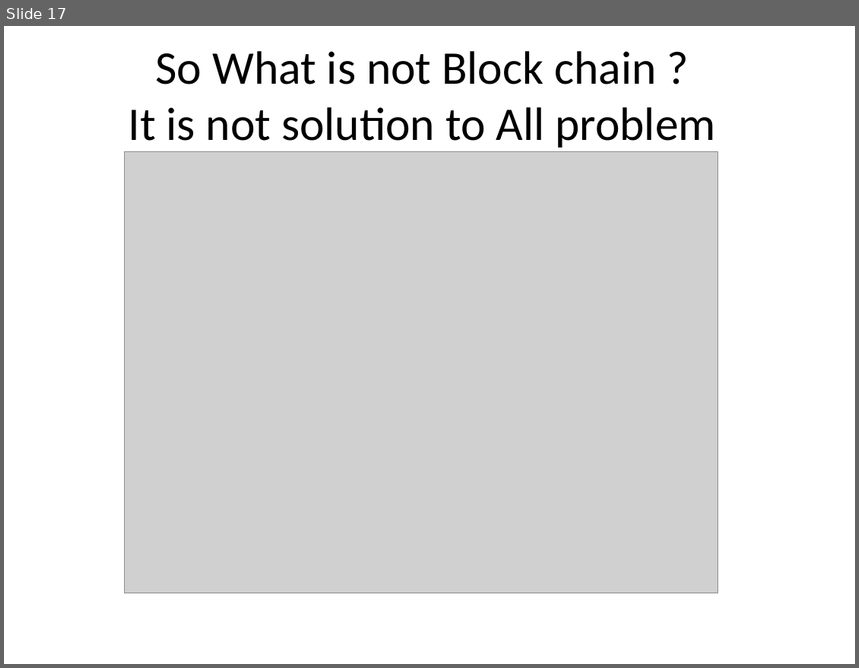
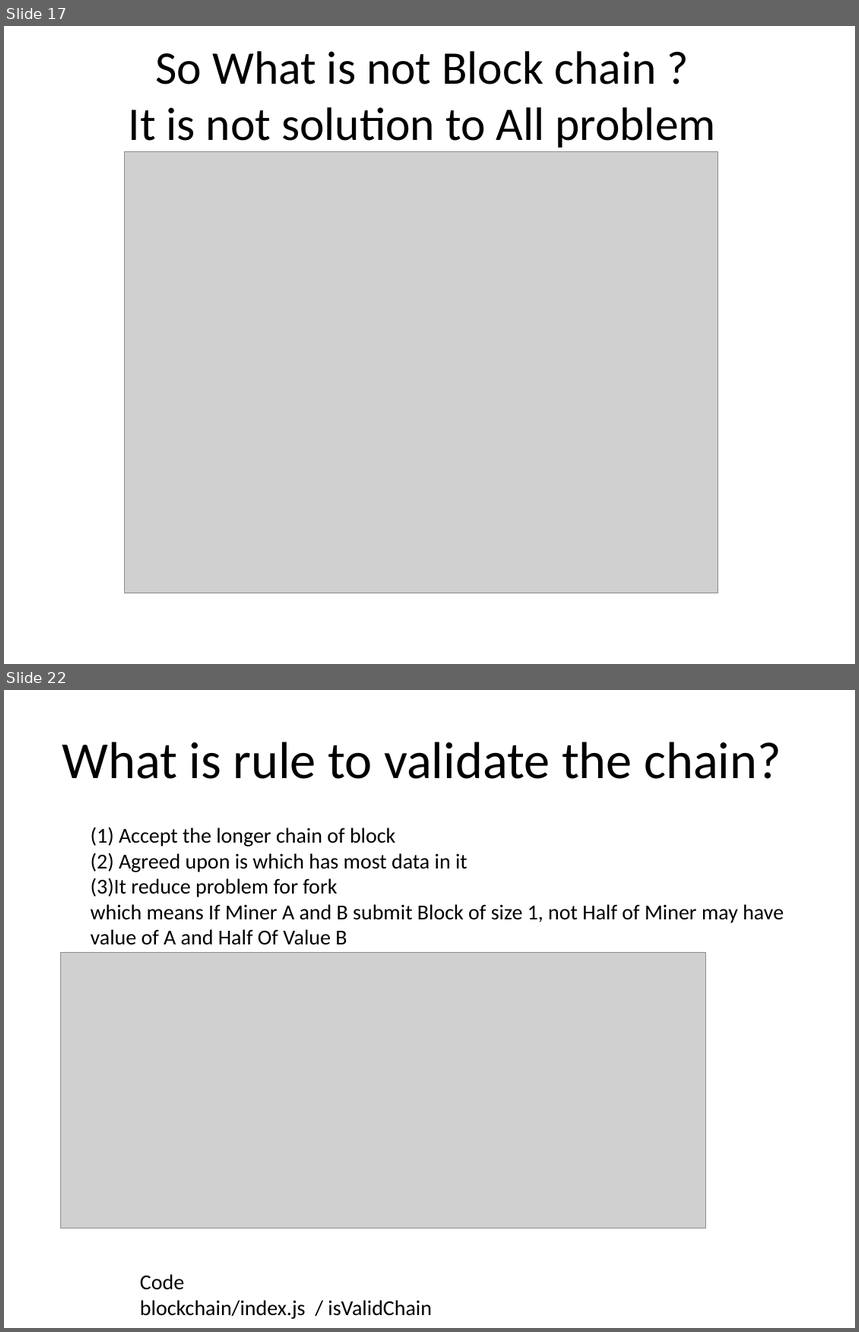
Before and after one commit to AvinashTiwari/BlockChain, a slide deck: sf-chain/BlockChainPresentation.pptx. Shown one above the other, each under a label of ours: slide 17 before the commit, slides 17 and 22 after it; the slides between them are not shown. The pictures are 859x668 and 859x1332 pixels, drawn with LibreOffice and Linux fonts; fonts in the diff are those of the drawing; grey boxes stand for pictures. Boxes give left, top, right and bottom in pixels: in the first picture for what was removed or moved away, otherwise in the second. Text is boxed around its words. In the diff, an @@ line names an element or a change of style, - is before the commit and + after.

```diff
--- a/sf-chain/BlockChainPresentation.pptx
+++ b/sf-chain/BlockChainPresentation.pptx
@@ slide 22 added at <box>4,690,855,1328</box>, background #FFFFFF @@
@@ title added at <box>62,742,781,779</box>, 44 pt, text #000000 @@
+What is rule to validate the chain?
@@ text added at <box>91,827,784,945</box>, 18 pt, text #000000 @@
+(1) Accept the longer chain of block
+(2) Agreed upon is which has most data in it
+(3)It reduce problem for fork
+which means If Miner A and B submit Block of size 1, not Half of Miner may have value of A and Half Of Value B
@@ picture added at <box>61,952,706,1229</box> @@
@@ text added at <box>140,1274,432,1319</box>, 18 pt, text #000000 @@
+Code
+blockchain/index.js / isValidChain
```
Also in this commit, not shown: 1 slide changed, 22 other slides added.
